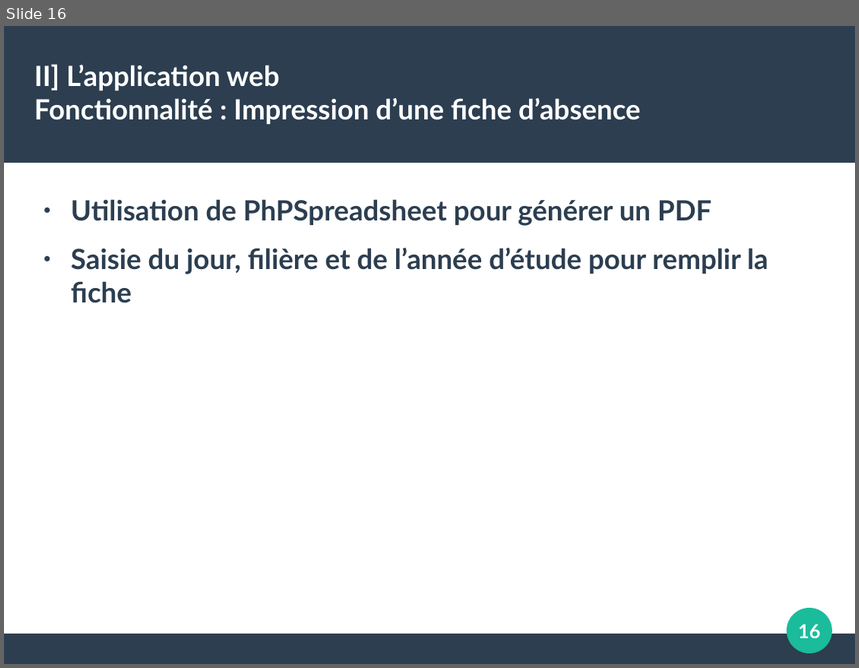
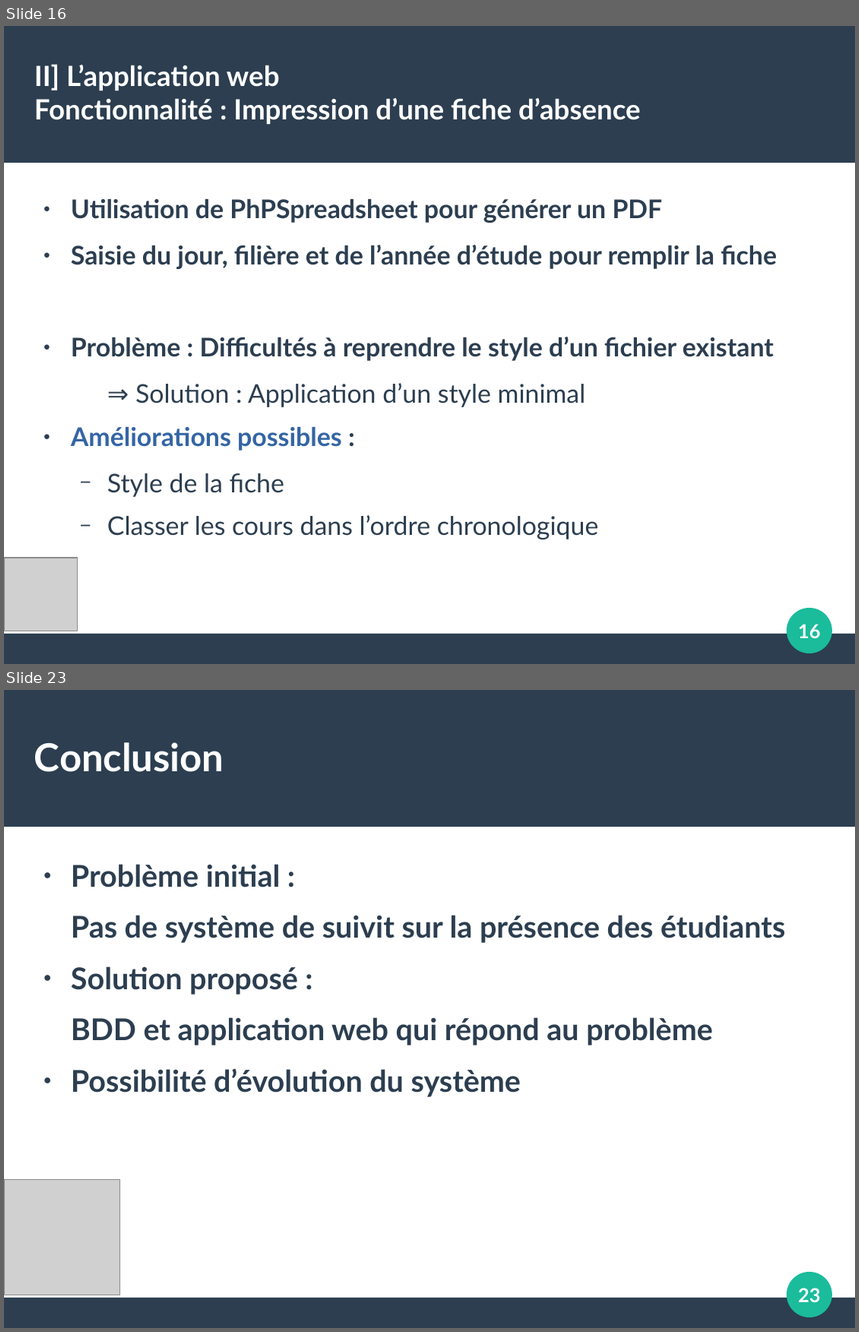
Before and after one commit to FlavienVernier/GestionEnseignantsEtudiants, a slide deck: DiapoSoutenance.odp. Shown one above the other, each under a label of ours: slide 16 before the commit, slides 16 and 23 after it; the slides between them are not shown. The pictures are 859x668 and 859x1332 pixels, drawn with LibreOffice and Linux fonts; fonts in the diff are those of the drawing; grey boxes stand for pictures. Boxes give left, top, right and bottom in pixels: in the first picture for what was removed or moved away, otherwise in the second. Text is boxed around its words. In the diff, an @@ line names an element or a change of style, - is before the commit and + after.

```diff
--- a/DiapoSoutenance.odp
+++ b/DiapoSoutenance.odp
@@ slide 23 added at bbox=[4, 690, 855, 1328], background #FFFFFF; not listed: 3 template elements that a slide beside it also shows @@
@@ title added at bbox=[34, 742, 224, 772], 36 pt, text #FFFFFF, bold @@
+Conclusion
@@ text added at bbox=[71, 864, 785, 1097], 28 pt, text #2C3E50, bold @@
+● Problème initial :
+Pas de système de suivit sur la présence des étudiants
+● Solution proposé :
+BDD et application web qui répond au problème
+● Possibilité d’évolution du système
@@ picture added at bbox=[4, 1179, 120, 1296] @@
@@ page number added at bbox=[798, 1288, 820, 1303], 18 pt, text #FFFFFF, bold @@
+23
@@ slide 16 changed as well @@
@@ text at bbox=[71, 199, 777, 269]: size 26 to 24.1 pt in "Utilisation de PhPSpreadsheet pour générer un PDF", "Saisie du jour, filière et de l’année ..." @@
@@ text at bbox=[71, 337, 774, 540]: paragraphs added @@
+● Problème : Difficultés à reprendre le style d’un fichier existant
+  ⇒ Solution : Application d’un style minimal
+● Améliorations possibles :
+  − Style de la fiche
+  − Classer les cours dans l’ordre chronologique
@@ picture added at bbox=[4, 558, 78, 632] @@
```
Also in this commit, not shown: 15 other slides changed, 6 other slides added.
